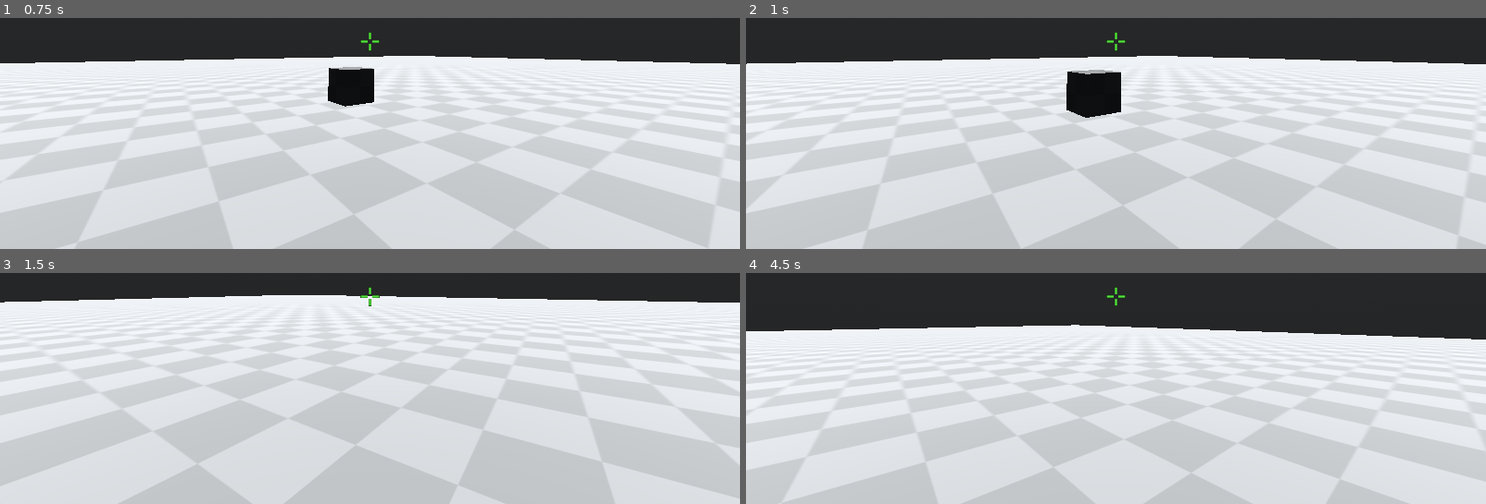
Above: before the commit, frames 1-4 (two rows, left to right).
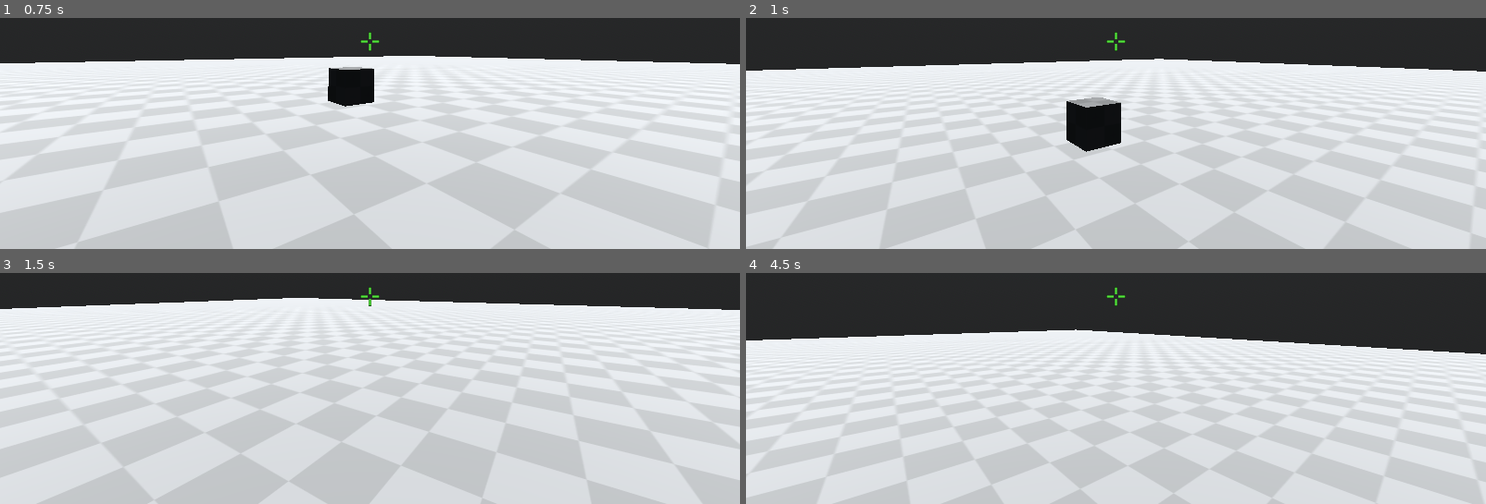
Above: after the commit, the same moments.

Repository: rqmaot/godot3d
Game: Godot game, scene res://scenes/world.tscn
Same seed, same stepped clock (60 frames per second), same inputs: the game is played once before the commit and once after it.
Inputs (mouse positions are in pixels of both pictures, inside the frame that each line leads up to):
- Up to frame 1 (0.75 s): move the mouse to (407, 38) at 0.52 s; hold Up (ui_up) from 0.53 s (still down); click (407, 38) at 0.6 s
- Up to frame 2 (1 s): keep holding Up (ui_up); tap E (jump, bound only after the commit) at 0.77 s; right-click (1153, 38) at 0.8 s
- Up to frame 3 (1.5 s): keep holding Up (ui_up); tap E (jump, bound only after the commit) at 1.07 s; move the mouse to (333, 298) at 1.27 s; right-click (333, 298) at 1.35 s
- Up to frame 4 (4.5 s): keep holding Up (ui_up); tap E (jump, bound only after the commit) at 1.52, 1.82, 2.3, 2.85, 3.02, 3.32, 3.77, 4.07 s; tap Space (ui_select) at 1.55, 2.1 s; move the mouse to (1130, 289) at 2.02 s; move the mouse to (1108, 303) at 2.77 s; click (1108, 303) at 3.05 s; move the mouse to (1167, 300) at 3.52 s; click (1167, 300) at 3.6 s; right-click (1167, 300) at 3.8 s; move the mouse to (1056, 291) at 4.27 s; right-click (1056, 291) at 4.35 s

Frame 1 is identical in both runs. In frame 2, 10% of the frame differs, in the area x 0-100%, y 16-83%; in frame 3, 8.2%; in frame 4, 9.7%.

Commit message:
update hooks

Diff:
--- a/project.godot
+++ b/project.godot
@@ -59,3 +59,13 @@
 "events": [Object(InputEventMouseButton,"resource_local_to_scene":false,"resource_name":"","device":-1,"window_id":0,"a …(258 unchanged characters)…
 ]
 }
+jump={
+"deadzone": 0.5,
+"events": [Object(InputEventKey,"resource_local_to_scene":false,"resource_name":"","device":-1,"window_id":0,"alt_pressed":false,"shift_pressed":false,"ctrl_pressed":false,"meta_pressed":false,"pressed":false,"keycode":0,"physical_keycode":69,"key_label":0,"unicode":101,"location":0,"echo":false,"script":null)
+]
+}
+reel={
+"deadzone": 0.5,
+"events": [Object(InputEventKey,"resource_local_to_scene":false,"resource_name":"","device":-1,"window_id":0,"alt_pressed":false,"shift_pressed":false,"ctrl_pressed":false,"meta_pressed":false,"pressed":false,"keycode":0,"physical_keycode":32,"key_label":0,"unicode":32,"location":0,"echo":false,"script":null)
+]
+}
--- a/scenes/player.tscn
+++ b/scenes/player.tscn
@@ -1,7 +1,8 @@
-[gd_scene load_steps=5 format=3 uid="uid://bci54pg3umiph"]
+[gd_scene load_steps=6 format=3 uid="uid://bci54pg3umiph"]
 
 [ext_resource type="Script" path="res://scripts/player.gd" id="1_sk4be"]
 [ext_resource type="Texture2D" uid="uid://64pn5paoe5cf" path="res://images/crosshair.png" id="2_tf0tf"]
+[ext_resource type="PackedScene" uid="uid://bxfodfp7y41u5" path="res://scenes/wire.tscn" id="3_0rvrs"]
 
 [sub_resource type="CapsuleShape3D" id="CapsuleShape3D_m6xxg"]
 
@@ -29,3 +30,7 @@
 texture = ExtResource("2_tf0tf")
 
 [node name="LookRaycast" type="RayCast3D" parent="Camera3D"]
+
+[node name="LeftWire" parent="." instance=ExtResource("3_0rvrs")]
+
+[node name="RightWire" parent="." instance=ExtResource("3_0rvrs")]
--- a/scenes/wire.gd
+++ b/scenes/wire.gd
@@ -1,46 +1,59 @@
 extends Node3D
 
-const pts := []
+@onready var wire: MeshInstance3D = $"."
+
+var player = null
+func set_player(p):
+	player = p
+
+var drawn := false
+
+var local_from := Vector3.ZERO
+var global_to := Vector3.ZERO
 
 # Called when the node enters the scene tree for the first time.
 func _ready() -> void:
-	pass # Replace with function body.
+	wire.cast_shadow = GeometryInstance3D.SHADOW_CASTING_SETTING_OFF
+	wire.mesh.material.shading_mode = BaseMaterial3D.SHADING_MODE_UNSHADED
+	wire.mesh.material.albedo_color = Color.BLACK
+	wire.mesh.top_radius = 0.025
+	wire.mesh.bottom_radius = 0.025
 
 # Called every frame. 'delta' is the elapsed time since the previous frame.
 func _process(delta: float) -> void:
-	pass
+	if player != null:
+		var from = player.to_global(local_from)
+		update(from, global_to)
 
 func draw_line(from, to):
-	var mesh_instance := MeshInstance3D.new()
-	var cylinder_mesh := CylinderMesh.new()
-	var material := ORMMaterial3D.new()
+	if player == null: return
+	local_from = from
+	global_to = to
+	update(player.to_global(from), global_to)
+	player.get_tree().get_root().add_child(wire)
+	drawn = true
 
-	mesh_instance.mesh = cylinder_mesh
-	mesh_instance.cast_shadow = GeometryInstance3D.SHADOW_CASTING_SETTING_OFF
-	mesh_instance.position = (from + to) * 0.5
+func remove_line():
+	player.get_tree().get_root().remove_child(wire)
+	drawn = false
+
+func update(from, to):
+	wire.rotation = get_rotation_between(from, to)
+	wire.mesh.height = get_distance_between(from, to)
+	wire.global_position = (from + to) * 0.5
+
+func get_rotation_between(from, to):
 	var dir = (from - to).normalized()
 	const up = Vector3(0, 1, 0)
-	if dir == -up:
-		mesh_instance.rotation = Vector3(PI, 0, 0)
+	if dir == up:
+		return Vector3(0, 0, 0)
+	elif dir == -up:
+		return Vector3(PI, 0, 0)
 	else:
-		mesh_instance.rotation = Basis(up, dir).get_euler()
+		return Basis(Quaternion(up, dir)).get_euler()
 
-	#immediate_mesh.surface_begin(Mesh.PRIMITIVE_LINES, material)
-	#immediate_mesh.surface_add_vertex(from)
-	#immediate_mesh.surface_add_vertex(to)
-	#immediate_mesh.surface_end()
-
+func get_distance_between(from, to):
 	var dx = from.x - to.x
 	var dy = from.y - to.y
 	var dz = from.z - to.z
-	var d = sqrt(dx * dx + dy * dy + dz * dz)
-	cylinder_mesh.height = d
-
-	material.shading_mode = BaseMaterial3D.SHADING_MODE_UNSHADED
-	material.albedo_color = Color.BLACK
-
-	get_tree().get_root().add_child(mesh_instance)
-	return mesh_instance
-
-func draw():
-	pass
+	return sqrt(dx * dx + dy * dy + dz * dz)
--- a/scenes/wire.tscn
+++ b/scenes/wire.tscn
@@ -1,6 +1,13 @@
-[gd_scene load_steps=2 format=3 uid="uid://bxfodfp7y41u5"]
+[gd_scene load_steps=4 format=3 uid="uid://bxfodfp7y41u5"]
 
 [ext_resource type="Script" path="res://scenes/wire.gd" id="1_c8lrj"]
 
-[node name="Wire" type="Node3D"]
+[sub_resource type="ORMMaterial3D" id="ORMMaterial3D_3x3y2"]
+albedo_color = Color(0, 0, 0, 1)
+
+[sub_resource type="CylinderMesh" id="CylinderMesh_o6hbj"]
+material = SubResource("ORMMaterial3D_3x3y2")
+
+[node name="Wire" type="MeshInstance3D"]
+mesh = SubResource("CylinderMesh_o6hbj")
 script = ExtResource("1_c8lrj")
--- a/scripts/player.gd
+++ b/scripts/player.gd
@@ -4,63 +4,55 @@
 const JUMP_VELOCITY = 4.5
 
 const GRAPPLE_DISTANCE = 20.0
-const LEFT_HOOK = Vector3(-0.55, 0, 0)
-const RIGHT_HOOK = Vector3(0.55, 0, 0)
+const LEFT_HOOK = Vector3(-0.5, 0, 0)
+const RIGHT_HOOK = Vector3(0.5, 0, 0)
+const REEL_SPEED = 4.0
 
 const SENSITIVITY = 0.01
-const CAM_RADIUS = 0
-const CAM_OFFSET = Vector3(0, 0.555, 0)
+const CAM_RADIUS = 0.0
+const CAM_OFFSET = Vector3(0, CAM_RADIUS + 0.555, CAM_RADIUS)
 
 @onready var cam: Camera3D = $Camera3D
 @onready var look_raycast: RayCast3D = $Camera3D/LookRaycast
+@onready var left_wire: MeshInstance3D = $LeftWire
+@onready var right_wire: MeshInstance3D = $RightWire
 
 var left_grappled := false
-var left_wire = null
-var left_hooked_to = Vector3(0, 0, 0)
 var right_grappled := false
-var right_wire = null
-var right_hooked_to = Vector3(0, 0, 0)
 
 func _ready():
 	process_mode = Node.PROCESS_MODE_PAUSABLE
 	look_raycast.add_exception(self)
 	look_raycast.target_position = Vector3(0, 0, -1) * GRAPPLE_DISTANCE
-	cam.position.z = CAM_RADIUS
-
-func _input(event):
-	if event is InputEventMouseMotion:
-		var rot_x = event.relative.x * SENSITIVITY
-		var rot_y = event.relative.y * SENSITIVITY
-		rotate_object_local(Vector3(0, -1, 0), rot_x)
-		cam.rotate_object_local(Vector3(-1, 0, 0), rot_y)
-		cam.rotation.x = clamp(cam.rotation.x, -PI/2, PI/2)
-		cam.position.y = CAM_RADIUS * sin(-cam.rotation.x) + CAM_OFFSET.y
-		cam.position.z = CAM_RADIUS * cos(-cam.rotation.x) + CAM_OFFSET.z
+	cam.position.x = CAM_OFFSET.x
+	cam.position.y = CAM_RADIUS * sin(-cam.rotation.x) + CAM_OFFSET.y
+	cam.position.z = CAM_RADIUS * cos(-cam.rotation.x) + CAM_OFFSET.z
+	left_wire.set_player(self)
+	right_wire.set_player(self)
+	remove_child(left_wire)
+	remove_child(right_wire)
 
 func _process(delta):
-	if not left_grappled and left_wire != null:
-		get_tree().get_root().remove_child(left_wire)
-		left_wire = null
-	if not right_grappled and right_wire != null:
-		get_tree().get_root().remove_child(right_wire)
-		right_wire = null
-	if left_wire != null:
-		update_mesh(left_wire, to_global(LEFT_HOOK), left_hooked_to)
-		if get_distance_between(to_global(LEFT_HOOK), left_hooked_to) > GRAPPLE_DISTANCE + 1.0:
+	if left_wire.drawn:
+		if left_wire.get_distance_between(to_global(LEFT_HOOK),
+			left_wire.global_to) > GRAPPLE_DISTANCE + 1.0:
 			left_grappled = false
-	if right_wire != null:
-		update_mesh(right_wire, to_global(RIGHT_HOOK), right_hooked_to)
-		if get_distance_between(to_global(RIGHT_HOOK), right_hooked_to) > GRAPPLE_DISTANCE + 1.0:
+		if not left_grappled: left_wire.remove_line()
+	if right_wire.drawn:
+		if right_wire.get_distance_between(to_global(RIGHT_HOOK),
+			right_wire.global_to) > GRAPPLE_DISTANCE + 1.0:
 			right_grappled = false
+		if not right_grappled: right_wire.remove_line()
+
 
 func _physics_process(delta: float) -> void:
 
 	# Add the gravity.
-	if not is_on_floor():
+	if not is_on_floor() and not is_reeling():
 		velocity += get_gravity() * delta
 
 	# Handle jump.
-	if Input.is_action_just_pressed("ui_select") and is_on_floor():
+	if Input.is_action_just_pressed("jump") and is_on_floor():
 		velocity.y = JUMP_VELOCITY
 
 	# Get the input direction and handle the movement/deceleration.
@@ -77,60 +69,41 @@
 	if look_raycast.is_colliding():
 		if Input.is_action_just_pressed("left_mb"):
 			left_grappled = true
-			left_hooked_to = look_raycast.get_collision_point()
-			left_wire = grapple(LEFT_HOOK, look_raycast.get_collision_point())
+			left_wire.draw_line(LEFT_HOOK, look_raycast.get_collision_point())
 		if Input.is_action_just_pressed("right_mb"):
 			right_grappled = true
-			right_hooked_to = look_raycast.get_collision_point()
-			right_wire = grapple(RIGHT_HOOK, look_raycast.get_collision_point())
+			right_wire.draw_line(RIGHT_HOOK, look_raycast.get_collision_point())
 	if Input.is_action_just_released("left_mb"):
 		left_grappled = false
 	if Input.is_action_just_released("right_mb"):
 		right_grappled = false
 
+	if is_reeling(): velocity.y = 0
+
+	if left_grappled and Input.is_action_pressed("reel"):
+		var left_vec = (left_wire.global_to - to_global(position)).normalized()
+		velocity.x += left_vec.x * REEL_SPEED
+		velocity.y += left_vec.y * REEL_SPEED
+		velocity.z += left_vec.z * REEL_SPEED
+
+	if right_grappled and Input.is_action_pressed("reel"):
+		var right_vec = (right_wire.global_to - to_global(position)).normalized()
+		velocity.x += right_vec.x * REEL_SPEED
+		velocity.y += right_vec.y * REEL_SPEED
+		velocity.z += right_vec.z * REEL_SPEED
+
+
 	move_and_slide()
 
-func grapple(from, to):
-	return draw_line(to_global(from), to)
+func is_reeling():
+	return Input.is_action_pressed("reel") and (left_grappled or right_grappled)
 
-func update_mesh(mesh, from, to):
-	mesh.rotation = get_rotation_between(from, to)
-	mesh.mesh.height = get_distance_between(from, to)
-	mesh.position = (from + to) * 0.5
-
-func get_rotation_between(from, to):
-	var dir = (from - to).normalized()
-	const up = Vector3(0, 1, 0)
-	if dir == up:
-		return Vector3(0, 0, 0)
-	elif dir == -up:
-		return Vector3(PI, 0, 0)
-	else:
-		return Basis(Quaternion(up, dir)).get_euler()
-
-func get_distance_between(from, to):
-	var dx = from.x - to.x
-	var dy = from.y - to.y
-	var dz = from.z - to.z
-	return sqrt(dx * dx + dy * dy + dz * dz)
-
-func draw_line(from, to):
-	var mesh_instance := MeshInstance3D.new()
-	var cylinder_mesh := CylinderMesh.new()
-	var material := ORMMaterial3D.new()
-
-	mesh_instance.mesh = cylinder_mesh
-	mesh_instance.cast_shadow = GeometryInstance3D.SHADOW_CASTING_SETTING_OFF
-	mesh_instance.position = (from + to) * 0.5
-	mesh_instance.rotation = get_rotation_between(from, to)
-
-	cylinder_mesh.height = get_distance_between(from, to)
-	cylinder_mesh.top_radius = 0.025
-	cylinder_mesh.bottom_radius = 0.025
-
-	material.shading_mode = BaseMaterial3D.SHADING_MODE_UNSHADED
-	material.albedo_color = Color.BLACK
-	cylinder_mesh.material = material
-
-	get_tree().get_root().add_child(mesh_instance)
-	return mesh_instance
+func _input(event):
+	if event is InputEventMouseMotion:
+		var rot_x = event.relative.x * SENSITIVITY
+		var rot_y = event.relative.y * SENSITIVITY
+		rotate_object_local(Vector3(0, -1, 0), rot_x)
+		cam.rotate_object_local(Vector3(-1, 0, 0), rot_y)
+		cam.rotation.x = clamp(cam.rotation.x, -PI/2, PI/2)
+		cam.position.y = CAM_RADIUS * sin(-cam.rotation.x) + CAM_OFFSET.y
+		cam.position.z = CAM_RADIUS * cos(-cam.rotation.x) + CAM_OFFSET.z
